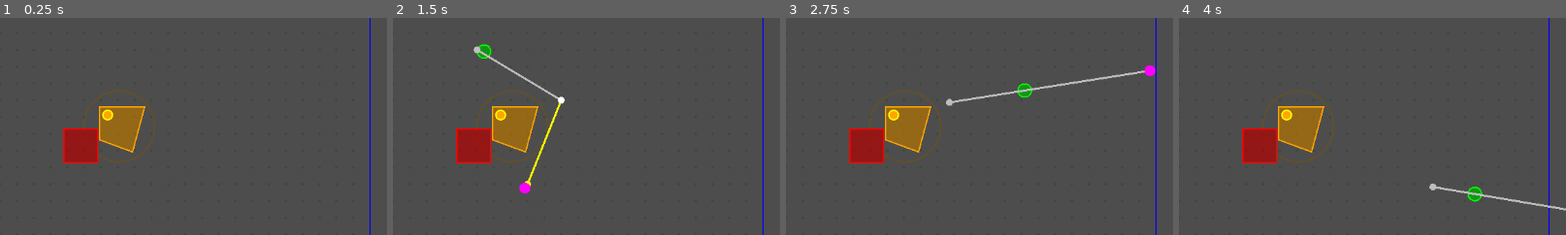
Above: before the commit, frames 1-4 (left to right).
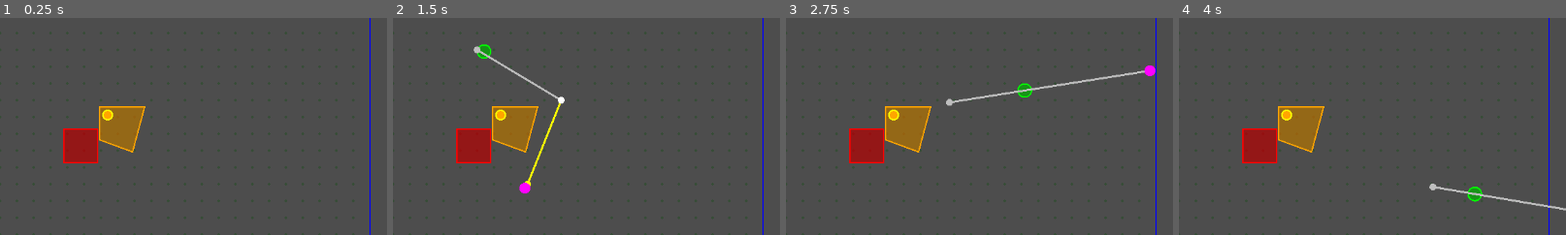
Above: after the commit, the same moments.

Repository: MeroVinggen/PF
Game: Godot game, scene res://demo/Demo.tscn
Two runs of this game, one before a commit and one after it. Both use one fixed random seed, a clock stepped at 60 frames per second and the inputs below. The project has no main scene, so this scene is started directly.
Inputs (mouse positions are % of the whole screen's width and height, from its top left):
- Up to frame 1 (0.25 s): no input
- Up to frame 2 (1.5 s): tap Enter at 0.5 s; move the mouse to (72, 45) at 0.52 s; tap R at 0.6, 1.35 s; click (72, 45) at 0.67 s; tap Space at 1.25 s; move the mouse to (30, 55) at 1.27 s; click (30, 55) at 1.42 s
- Up to frame 3 (2.75 s): move the mouse to (60, 28) at 2.02 s; tap R at 2.1 s; click (60, 28) at 2.17 s
- Up to frame 4 (4 s): tap Enter at 2.75 s; move the mouse to (45, 70) at 2.77 s; tap R at 2.85, 3.6 s; click (45, 70) at 2.92 s; move the mouse to (80, 65) at 3.52 s; click (80, 65) at 3.67 s
The pictures show only the part of the screen within x 13-63%, y 16-66%; the shares and areas given below are measured in that part.

The runs differ from the first frame. In frame 1, 0.3% of the frame differs, in the area x 21-41%, y 33-67%; in frame 2, 0.3%; in frame 3, 0.3%; in frame 4, 0.3%.

Commit message:
removed unneeded debug draw (WV)

Diff:
--- a/demo/demo.gd
+++ b/demo/demo.gd
@@ -162,18 +162,6 @@
 				draw_circle(pos, 2.0, color * 0.3)
 			i += 1
 
-	# UPDATED: Simplified dynamic obstacle visualization
-	for obstacle in pathfinder_system.dynamic_obstacles:
-		if not is_instance_valid(obstacle):
-			continue
-
-		var world_poly = obstacle.get_world_polygon()
-		if world_poly.size() >= 3:
-			# Draw simple influence circle instead of complex polygon expansion
-			var center = _get_polygon_center(world_poly)
-			var radius = _get_polygon_max_radius(world_poly, center)
-			draw_arc(center, radius + pathfinder_system.agent_buffer, 0, TAU, 32, Color.ORANGE * 0.5, 2.0)
-
 # UPDATED: Simplified helper functions
 func _get_polygon_center(polygon: PackedVector2Array) -> Vector2:
 	"""Calculate the center point of a polygon"""
